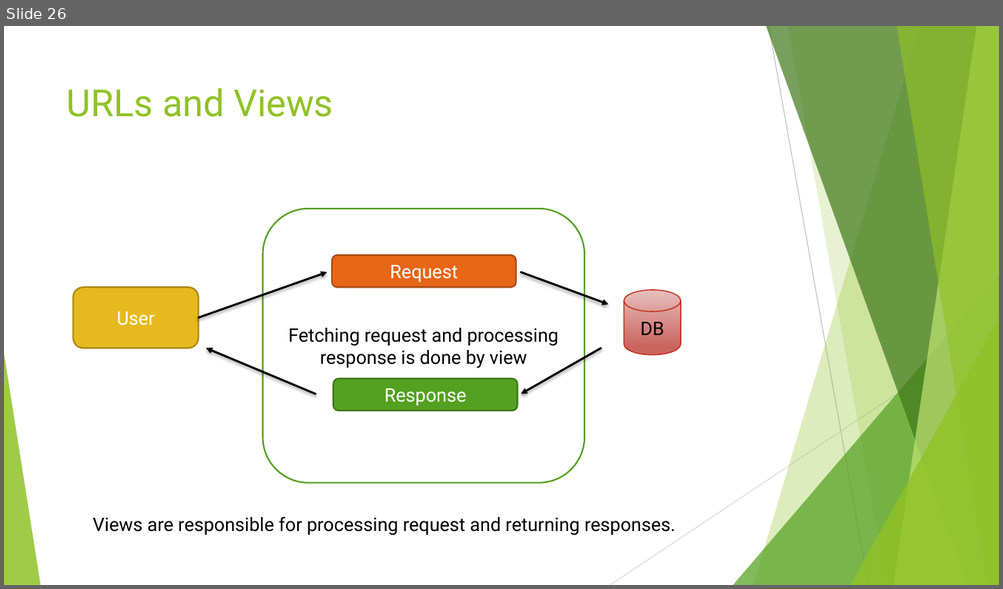
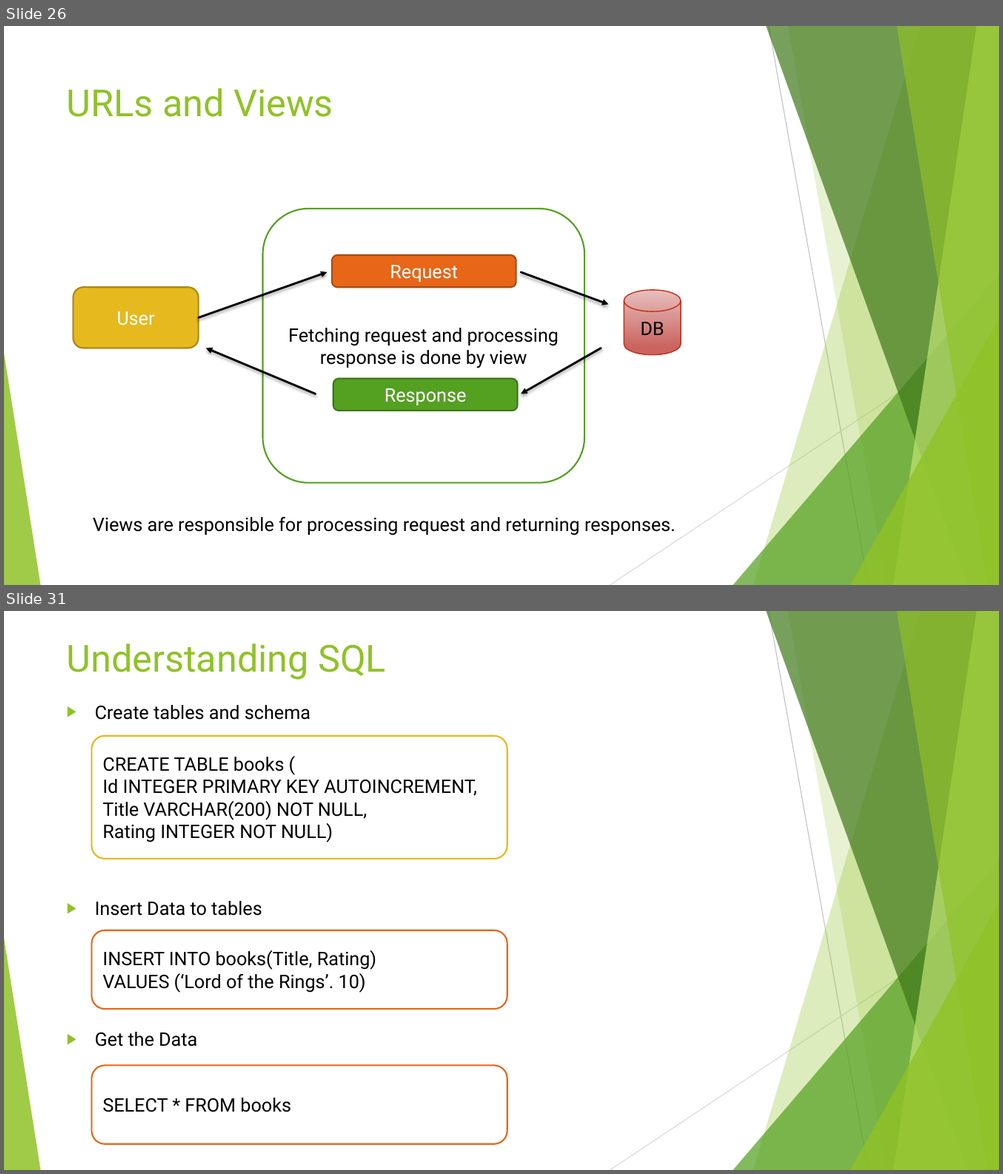
Before and after one commit to edyoda/PD-281220-Session-Code, a slide deck: Django EdYoda.pptx. Shown one above the other, each under a label of ours: slide 26 before the commit, slides 26 and 31 after it; the slides between them are not shown. The pictures are 1003x589 and 1003x1174 pixels, drawn with LibreOffice and Linux fonts; fonts in the diff are those of the drawing. Boxes give left, top, right and bottom in pixels: in the first picture for what was removed or moved away, otherwise in the second. Text is boxed around its words. In the diff, an @@ line names an element or a change of style, - is before the commit and + after.

```diff
--- a/Django EdYoda.pptx
+++ b/Django EdYoda.pptx
@@ slide 31 added at [4,611,999,1170], background #FFFFFF; not listed: 10 template elements that a slide beside it also shows @@
@@ title added at [67,644,386,680], 36 pt, text #90C226 @@
+Understanding SQL
@@ text added at [95,705,310,1047], 18 pt, text #000000 @@
+▶ Create tables and schema
+▶ Insert Data to tables
+▶ Get the Data
@@ rounded rectangle added at [91,735,507,859], fill #FFFFFF, outline #E6B91E 1.5 pt, 18 pt, text #000000 @@
+CREATE TABLE books (
+Id INTEGER PRIMARY KEY AUTOINCREMENT,
+Title VARCHAR(200) NOT NULL,
+Rating INTEGER NOT NULL)
@@ rounded rectangle added at [91,931,507,1009], fill #FFFFFF, outline #E76618 1.5 pt, 18 pt, text #000000 @@
+INSERT INTO books(Title, Rating)
+VALUES (‘Lord of the Rings’. 10)
@@ rounded rectangle added at [91,1066,507,1145], fill #FFFFFF, outline #E76618 1.5 pt, 18 pt, text #000000 @@
+SELECT * FROM books
```
Also in this commit, not shown: 45 other slides added, 15 other files.
